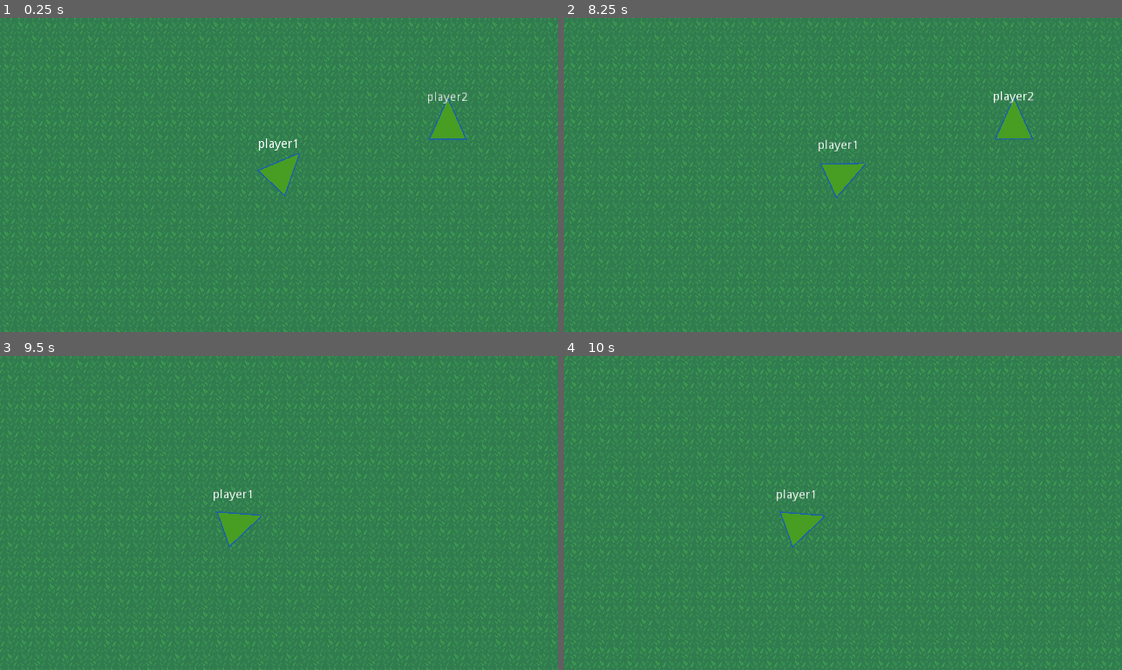
Above: before the commit, frames 1-4 (two rows, left to right).
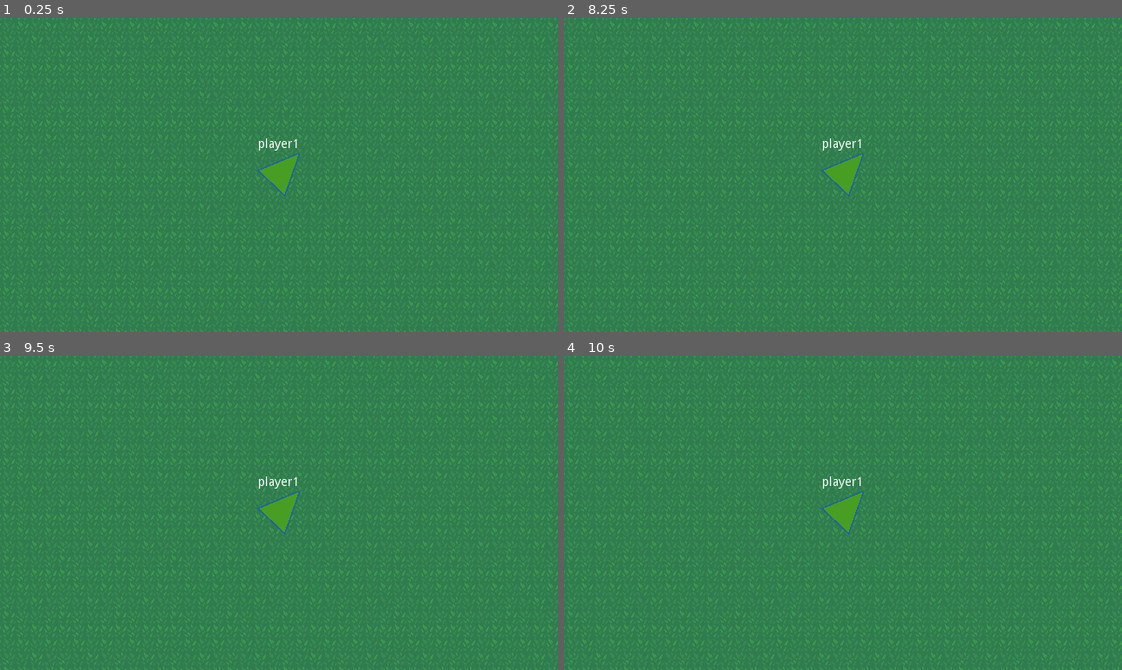
Above: after the commit, the same moments.

Repository: tangfuhao/InTheWorld
Game: Godot game, scene res://src/world/World.tscn
The game is run twice, just before and just after one commit, with the same random seed, the same clock (stepped at 60 frames per second) and the same inputs.
Inputs:
- Up to frame 1 (0.25 s): no input
- Up to frame 2 (8.25 s): tap Enter at 0.5, 2, 3.5 s; tap Space at 1.25, 2.75, 4.25 s
- Up to frame 3 (9.5 s): no input
- Up to frame 4 (10 s): no input

The runs differ from the first frame. In frame 1, 0.6% of the frame differs, in the area x 76-84%, y 23-39%; in frame 2, 13%; in frame 3, 13%; in frame 4, 13%, in the area x 0-100%, y 0-100%.

Commit message:
躲避行为

Diff:
--- a/config/base_tasks.json
+++ b/config/base_tasks.json
@@ -9,9 +9,9 @@
         "任务名": "移动到目标"
     },
     {
-        "任务名": "躲入"
+        "任务名": "躲入目标"
     },
     {
-        "任务名": "随机移动"
+        "任务名": "周围移动寻找"
     }
 ]
--- a/config/status.json
+++ b/config/status.json
@@ -15,9 +15,9 @@
                 ]
             },
             {
-                "条件名": "满足饥饿状态<0.5，则健康状态每分钟减去0.1",
+                "条件名": "满足饥饿状态<0.05，则健康状态每分钟减去0.1",
                 "条件集合": [
-                    "饥饿状态,<,0.5"
+                    "饥饿状态,<,0.7"
                 ],
                 "影响集合": [
                     "健康状态,-,0.3"
--- a/config/strategy.json
+++ b/config/strategy.json
@@ -17,15 +17,6 @@
                 "策略权重": 1,
                 "策略前置条件": "可以移动",
                 "任务队列": "直接杀人"
-            }
-        ]
-    },
-    {
-        "任务名": "周围移动寻找",
-        "策略选择": [
-            {
-                "策略前置条件": "周围有参数",
-                "任务队列": "随机移动"
             }
         ]
     },
@@ -72,12 +63,12 @@
             {
                 "策略权重": 1,
                 "策略前置条件": "周围没有其他人",
-                "任务队列": "周围移动寻找:可躲入的,获取目标:可躲入的,移动到目标,躲入"
+                "任务队列": "周围移动寻找:可躲入的,获取目标:可躲入的,移动到目标,躲入目标"
             },
             {
                 "策略权重": 1,
                 "策略前置条件": "周围有其他人",
-                "任务队列": "选定方向逃跑,周围移动寻找:可躲入的,获取目标:可躲入的,移动到目标,躲入"
+                "任务队列": "选定方向逃跑,周围移动寻找:可躲入的,获取目标:可躲入的,移动到目标,躲入目标"
             }
         ]
     },
--- a/project.godot
+++ b/project.godot
@@ -175,6 +175,11 @@
 "path": "res://src/addons/com.gdquest.godot-steering-ai-framework/GSAIUtils.gd"
 }, {
 "base": "Reference",
+"class": "Hide",
+"language": "GDScript",
+"path": "res://src/character/tasks/Hide.gd"
+}, {
+"base": "Reference",
 "class": "MotivationModel",
 "language": "GDScript",
 "path": "res://src/character/motivation/MotivationModel.gd"
@@ -208,6 +213,11 @@
 "class": "StrategyModel",
 "language": "GDScript",
 "path": "res://src/character/strategy/StrategyModel.gd"
+}, {
+"base": "Node2D",
+"class": "Stuff",
+"language": "GDScript",
+"path": "res://src/world/Hide_Stuff.gd"
 }, {
 "base": "Reference",
 "class": "Task",
@@ -263,6 +273,7 @@
 "GSAISteeringBehavior": "",
 "GSAITargetAcceleration": "",
 "GSAIUtils": "",
+"Hide": "",
 "MotivationModel": "",
 "Player": "",
 "StatusEffectModel": "",
@@ -270,6 +281,7 @@
 "StrategyChain": "",
 "StrategyItemModel": "",
 "StrategyModel": "",
+"Stuff": "",
 "Task": "",
 "VisionSensor": "",
 "Wander": "",
@@ -323,6 +335,7 @@
 2d_physics/layer_1="word "
 2d_physics/layer_2="player1"
 2d_physics/layer_3="player2"
+2d_physics/layer_4="stuff"
 
 [rendering]
 
--- a/src/character/Human.gd
+++ b/src/character/Human.gd
@@ -4,8 +4,8 @@
 
 
 export var player_name = "player1"
-export var speed_max := 300
-export var acceleration_max := 300
+export var speed_max := 100
+export var acceleration_max := 500
 export var rotation_speed_max := 360
 export var rotation_accel_max := 2000
 
@@ -103,3 +103,7 @@
 	target = _target
 func get_target():
 	return target
+
+func is_approach(_target):
+	var tolerance = 100
+	return global_position.distance_squared_to(_target.global_position) < tolerance
--- a/src/character/PlayerDetectionZone.gd
+++ b/src/character/PlayerDetectionZone.gd
@@ -4,6 +4,9 @@
 #最近的见过的人
 var recently_see_stuff_in_vision_arr:Dictionary = {}
 var recently_player_name
+
+#发现新的事物
+signal find_new_something(body)
 
 #看见了新的玩家
 signal see_new_player(body)
@@ -23,9 +26,12 @@
 
 #遇见时刻
 func _on_PlayerDetectionZone_body_entered(_body):
-	update_body_enter_in_vision(_body)
-	update_body_enter_in_memory(_body)
-	emit_signal("player_in_vision")
+	if _body is Player:
+		update_body_enter_in_vision(_body)
+		update_body_enter_in_memory(_body)
+		emit_signal("player_in_vision")
+	elif _body is Stuff:
+		emit_signal("find_new_something",_body)
 
 ##遇见离开
 #func _on_PlayerDetectionZone_body_exited(_body):
@@ -94,7 +100,18 @@
 	recently_see_stuff_record_time_dic[_body] = OS.get_ticks_msec()
 
 #获取视线里最后的一个人
-func get_recent_target():
-	if recently_see_stuff_in_vision_arr.has(recently_player_name):
-		return recently_see_stuff_in_vision_arr[recently_player_name]
-	return null
+func get_recent_target(params):
+	if params == "其他人":
+		if recently_see_stuff_in_vision_arr.has(recently_player_name):
+			return recently_see_stuff_in_vision_arr[recently_player_name]
+	else:
+		return new_stuff
+
+
+
+var new_stuff = null
+
+func _on_RealVision_area_entered(_area):
+	if _area is Stuff:
+		new_stuff = _area
+		emit_signal("find_new_something",_area)
--- a/src/character/PlayerDetectionZone.tscn
+++ b/src/character/PlayerDetectionZone.tscn
@@ -22,7 +22,7 @@
 [node name="RealVision" type="Area2D" parent="."]
 monitorable = false
 collision_layer = 0
-collision_mask = 4
+collision_mask = 0
 
 [node name="CollisionShape2D" type="CollisionShape2D" parent="RealVision"]
 shape = SubResource( 2 )
@@ -31,5 +31,6 @@
 wait_time = 300.0
 one_shot = true
 [connection signal="body_exited" from="PerceptionVision" to="." method="_on_PerceptionVision_body_exited"]
+[connection signal="area_entered" from="RealVision" to="." method="_on_RealVision_area_entered"]
 [connection signal="body_entered" from="RealVision" to="." method="_on_PlayerDetectionZone_body_entered"]
 [connection signal="timeout" from="RememberTimer" to="RealVision" method="_on_RememberTimer_timeout"]
--- a/src/character/strategy/Strategy.gd
+++ b/src/character/strategy/Strategy.gd
@@ -5,6 +5,7 @@
 var current_strategy_chain:StrategyChain = null
 var current_running_task = null
 var active_motivation = null
+var base_task_table:Array = []
 
 #防止规划的抖动
 onready var re_plan_timer = $RePlanTimer
@@ -18,15 +19,14 @@
 		if task_state == Task.STATE.GOAL_COMPLETED:
 			current_running_task.terminate()
 			current_running_task = run_next_task()
-			return
-		elif task_state == Task.STATE.GOAL_ACTIVE:
-			return
+
+#		elif task_state == Task.STATE.GOAL_ACTIVE:
+
 		elif task_state == Task.STATE.GOAL_FAILED:
 			clean_current_task()
 			current_strategy_chain.clean()
 	else:
 		current_running_task = run_next_task()
-
 	if current_running_task == null : send_re_plan_signal()
 
 
@@ -36,9 +36,7 @@
 		current_running_task = null
 
 func send_re_plan_signal():
-
 	re_plan_strategy()
-
 #	if re_plan_timer.is_stopped():
 #		clean_current_task()
 #		re_plan_timer.start(0.5)
@@ -72,6 +70,10 @@
 		var task:Wander = Wander.new()
 		task.init(owner,task_params)
 		return task
+	elif task_name == "躲入目标":
+		var task:Hide = Hide.new()
+		task.init(owner,task_params)
+		return task
 	else:
 		print("没有实现的任务",task_name)
 
@@ -84,6 +86,7 @@
 	var motivation_component = owner.motivation
 	motivation_component.connect("highest_priority_motivation_change",self,"highest_priority_motivation_change")
 	laod_strategy_overview()
+	load_base_task()
 
 func world_status_change():
 	send_re_plan_signal()
@@ -101,9 +104,11 @@
 			var plan_result = plan_strategy(strategy,0,current_strategy_chain,new_strategy_chain)
 			if plan_result:
 				change_task(new_strategy_chain)
+				print("规划策略:",strategy.task_name,",耗时:",OS.get_ticks_msec() - plan_start_time,"毫秒")
 			else:
 				change_task(null)
-			print("规划策略:",strategy.task_name,",耗时:",OS.get_ticks_msec() - plan_start_time,"毫秒")
+				print("规划策略:无策略",",耗时:",OS.get_ticks_msec() - plan_start_time,"毫秒")
+
 
 
 func get_strategy_by_task_name(_task_name):
@@ -121,7 +126,7 @@
 #规划策略
 func plan_strategy(_strategy,level,_current_strategy_chain,_new_strategy_chain) -> bool:
 	_new_strategy_chain.push_back_strategy(_strategy)
-	var meet_strategy_arr = plan_condition_meet_strategy_arr(_strategy.strong_strategy_arr,_strategy.weak_strategy_arr)
+	var meet_strategy_arr:Array = plan_condition_meet_strategy_arr(_strategy.strong_strategy_arr,_strategy.weak_strategy_arr)
 
 	if meet_strategy_arr.empty() == false:
 		var is_match_current_strategy = is_match_current_strategy(_current_strategy_chain,_new_strategy_chain,level)
@@ -138,7 +143,10 @@
 				#规划失败的情况
 				_new_strategy_chain.roll_back_level(level)
 				meet_strategy_arr.remove(meet_strategy_arr.find(select_strategy))
-				select_strategy = select_strategy(_strategy.order_sort_type,meet_strategy_arr,random_code_arr,level)
+				if meet_strategy_arr.empty():
+					select_strategy = null
+				else:
+					select_strategy = select_strategy(_strategy.order_sort_type,meet_strategy_arr,random_code_arr,level)
 			else:
 				#规划完成
 				return true
@@ -159,17 +167,7 @@
 	return task.split(":")[0]
 
 func is_primary_task(task_name):
-	if task_name == "获取目标":
-		return true
-	elif task_name == "远离目标":
-		return true
-	elif task_name == "移动到目标":
-		return true
-	elif task_name == "周围移动寻找":
-		return true
-	elif task_name == "躲入":
-		return true
-	return false
+	return base_task_table.has(task_name)
 
 #根据规则 选择一个策略
 func select_strategy(order_sort_type,meet_strategy_arr,_random_code_arr,level) -> StrategyItemModel:
@@ -245,7 +243,13 @@
 	clean_current_task()
 	current_strategy_chain = _task_chain
 
-
+func load_base_task():
+	var base_task_arr = load_json_arr("res://config/base_tasks.json")
+	parse_base_task(base_task_arr)
+
+func parse_base_task(base_task_arr):
+	for item in base_task_arr:
+		base_task_table.push_back(item["任务名"])
 
 #加载策略表
 func laod_strategy_overview():
--- a/src/character/tasks/AccessToTarget.gd
+++ b/src/character/tasks/AccessToTarget.gd
@@ -5,7 +5,7 @@
 func process(_delta: float):
 	if human:
 		var detection_zone = human.player_detection_zone
-		var target = detection_zone.get_recent_target()
+		var target = detection_zone.get_recent_target(params)
 		if target:
 			human.set_target(target)
 			return STATE.GOAL_COMPLETED
--- a/src/character/tasks/ApproachToTarget.gd
+++ b/src/character/tasks/ApproachToTarget.gd
@@ -6,10 +6,14 @@
 	if human:
 		var target = human.get_target()
 		if target:
-			var direction:Vector2 = human.global_position - target.global_position
-			direction = direction.normalized()
-			human.direction = direction * -1
-			return STATE.GOAL_ACTIVE
+			if human.is_approach(target):
+				return STATE.GOAL_COMPLETED
+			else:
+				var direction:Vector2 = human.global_position - target.global_position
+				direction = direction.normalized()
+				human.direction = direction
+				return STATE.GOAL_ACTIVE
+
 		else:
 			return STATE.GOAL_COMPLETED
 	return STATE.GOAL_FAILED
--- /dev/null
+++ b/src/character/tasks/Hide.gd
@@ -0,0 +1,18 @@
+extends "res://src/character/tasks/Task.gd"
+class_name Hide
+#获取目标任务
+
+func process(_delta: float):
+	if human:
+		var target = human.get_target()
+		if target:
+			if human.is_approach(target):
+				human.global_position.x = target.global_position.x
+				human.global_position.y = target.global_position.y
+				return STATE.GOAL_ACTIVE
+			else:
+				return STATE.GOAL_FAILED
+
+		else:
+			return STATE.GOAL_COMPLETED
+	return STATE.GOAL_FAILED
--- a/src/character/tasks/Wander.gd
+++ b/src/character/tasks/Wander.gd
@@ -2,16 +2,27 @@
 class_name Wander
 #漫游任务
 
+var player_detection_zone:VisionSensor
+var find_stuff
 
 func active():
 	if human:
 		human.is_wander = true
+		player_detection_zone = human.player_detection_zone
+		player_detection_zone.connect("find_new_something",self,"find_new_something")
 
 func process(_delta: float):
 	if human:
-		return STATE.GOAL_ACTIVE
+		if find_stuff:
+			return STATE.GOAL_COMPLETED
+		else:
+			return STATE.GOAL_ACTIVE
 	return STATE.GOAL_FAILED
 
 func terminate():
 	if human:
 		human.is_wander = false
+
+func find_new_something(body:Stuff):
+	if body.has_attribute(params):
+		find_stuff = body
--- a/src/character/world_status/WorldStatus.gd
+++ b/src/character/world_status/WorldStatus.gd
@@ -20,7 +20,7 @@
 	player_detection_zone.connect("player_out_vision",self,"player_num_change_in_world_status")
 
 func player_num_change_in_world_status():
-	var target = player_detection_zone.get_recent_target()
+	var target = player_detection_zone.get_recent_target("其他人")
 	var has_other_people = target != null
 
 	if world_status_dic["周围有其他人"] != has_other_people:
--- /dev/null
+++ b/src/world/Hide_Stuff.gd
@@ -0,0 +1,5 @@
+extends Node2D
+class_name Stuff
+
+func has_attribute(_params):
+	return true
--- a/src/world/World.tscn
+++ b/src/world/World.tscn
@@ -1,8 +1,10 @@
-[gd_scene load_steps=51 format=2]
+[gd_scene load_steps=54 format=2]
 
 [ext_resource path="res://assert/World/GrassBackground.png" type="Texture" id=1]
+[ext_resource path="res://assert/World/Bush.png" type="Texture" id=2]
 [ext_resource path="res://assert/Map/[A]_type3/[A]Wall-Up1_pipo.png" type="Texture" id=3]
 [ext_resource path="res://src/character/Human.tscn" type="PackedScene" id=4]
+[ext_resource path="res://src/world/Hide_Stuff.gd" type="Script" id=5]
 
 [sub_resource type="ConvexPolygonShape2D" id=1]
 points = PoolVector2Array( 0, 0, 32, 0, 32, 32, 0, 32 )
@@ -444,6 +446,9 @@
 } ]
 1/z_index = 0
 
+[sub_resource type="CircleShape2D" id=48]
+radius = 24.9787
+
 [node name="World" type="Node2D"]
 
 [node name="Map" type="Node2D" parent="."]
@@ -461,9 +466,23 @@
 format = 1
 tile_data = PoolIntArray( -786345, 2, 1, -786344, 2, 2, -786343, 2, 196611, -786342, 2, 7, -720896, 2, 5, -720895, 2, 6 …(88327 unchanged characters)…
 
+[node name="Player2" parent="." instance=ExtResource( 4 )]
+position = Vector2( 1338.14, 1142.34 )
+collision_layer = 4
+player_name = "player2"
+
+[node name="Status" parent="Player2" index="5"]
+update_time = 1000
+
 [node name="Player1" parent="." instance=ExtResource( 4 )]
 position = Vector2( 1230.56, 2272.12 )
 rotation = 0.755728
+
+[node name="RealVision" parent="Player1/PlayerDetectionZone" index="1"]
+collision_mask = 12
+
+[node name="Status" parent="Player1" index="5"]
+update_time = 5
 
 [node name="Camera2D" type="Camera2D" parent="Player1"]
 current = true
@@ -471,14 +490,21 @@
 limit_smoothed = true
 smoothing_enabled = true
 
-[node name="Player2" parent="." instance=ExtResource( 4 )]
-position = Vector2( 1424.15, 2218.45 )
-collision_layer = 4
-player_name = "player2"
-
-[node name="Status" parent="Player2" index="5"]
-update_time = 1000
+[node name="Hide_Stuff" type="Area2D" parent="."]
+position = Vector2( 1592.02, 2077.96 )
+collision_layer = 8
+collision_mask = 0
+script = ExtResource( 5 )
+
+[node name="Sprite" type="Sprite" parent="Hide_Stuff"]
+scale = Vector2( 2, 2 )
+texture = ExtResource( 2 )
+
+[node name="CollisionShape2D" type="CollisionShape2D" parent="Hide_Stuff"]
+shape = SubResource( 48 )
+
+[editable path="Player2"]
 
 [editable path="Player1"]
 
-[editable path="Player2"]
+[editable path="Player1/PlayerDetectionZone"]
